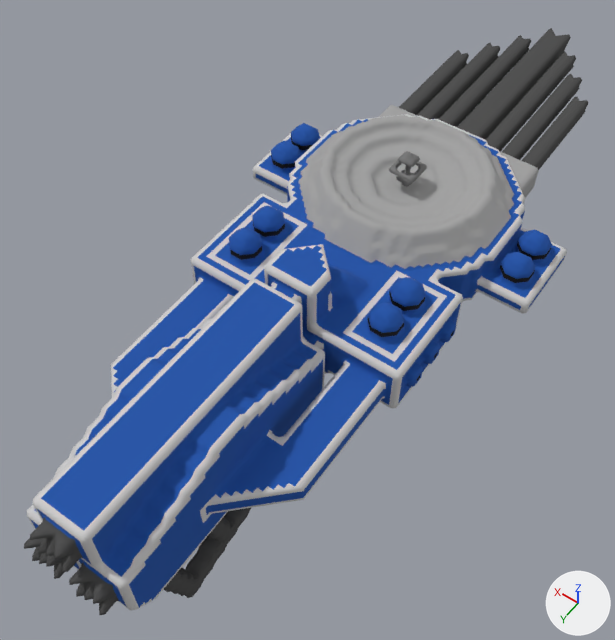
Before and after pictures for a commit that changed the OBJ model src/jsMain/resources/meshes/diadochi-5-khagan-class.obj.
The view is the same before and after, from a 50 mm camera at (-48.4, 86.7, 129.9) aimed at (4.7, 12.4, 13.2). Arrows for +X, +Y and +Z are at lower right; the lights stay in place. Where no turn or scale is listed for an object, it has been applied to the vertices.

Objects in the first picture: 'diadochi-5-khagan-class'.
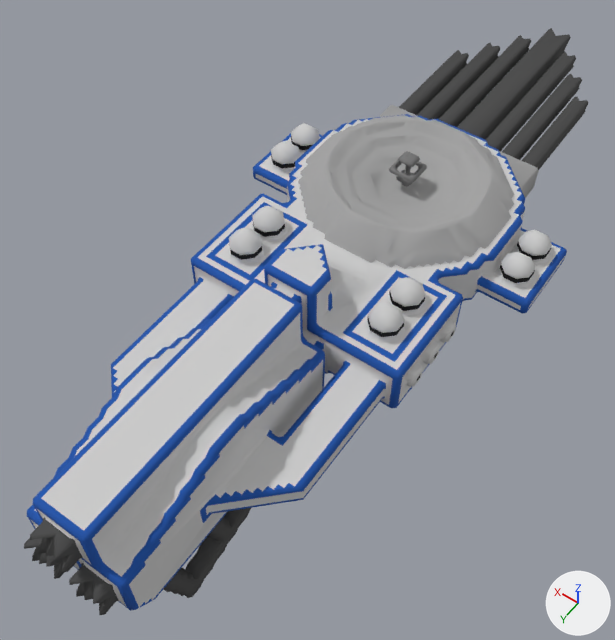
Changed parts and their boxes [x1, y1, x2, y2] in the pictures (615 x 640 px):
part 1 of me_diadochi_5_khagan_class, deleted
    before: [24, 28, 588, 615]
part 2 of me_diadochi_5_khagan_class, surface changed
    both: [27, 120, 567, 589]

What the commit changed:
me_diadochi_5_khagan_class is used by ob_diadochi_5_khagan_class; location (0.0, 0.0, 0.0).
me_diadochi_5_khagan_class had 25510 vertices, 51052 faces and spanned x -27.5..27.5, y -72.0..72.0, z -0.1..37.9.
me_diadochi_5_khagan_class now has 5052 vertices, 9359 faces and spans x -27.5..27.5, y -72.0..72.0, z -0.1..37.9.
me_diadochi_5_khagan_class part 1: 20458 vertices removed from x -27.5..27.5, y -71.5..71.5, z -0.1..37.9.
me_diadochi_5_khagan_class part 2: 1052 kept faces spanning x -27.5..27.5, y -28.0..69.2, z 8.9..37.9 get new texture (UV) coordinates.
